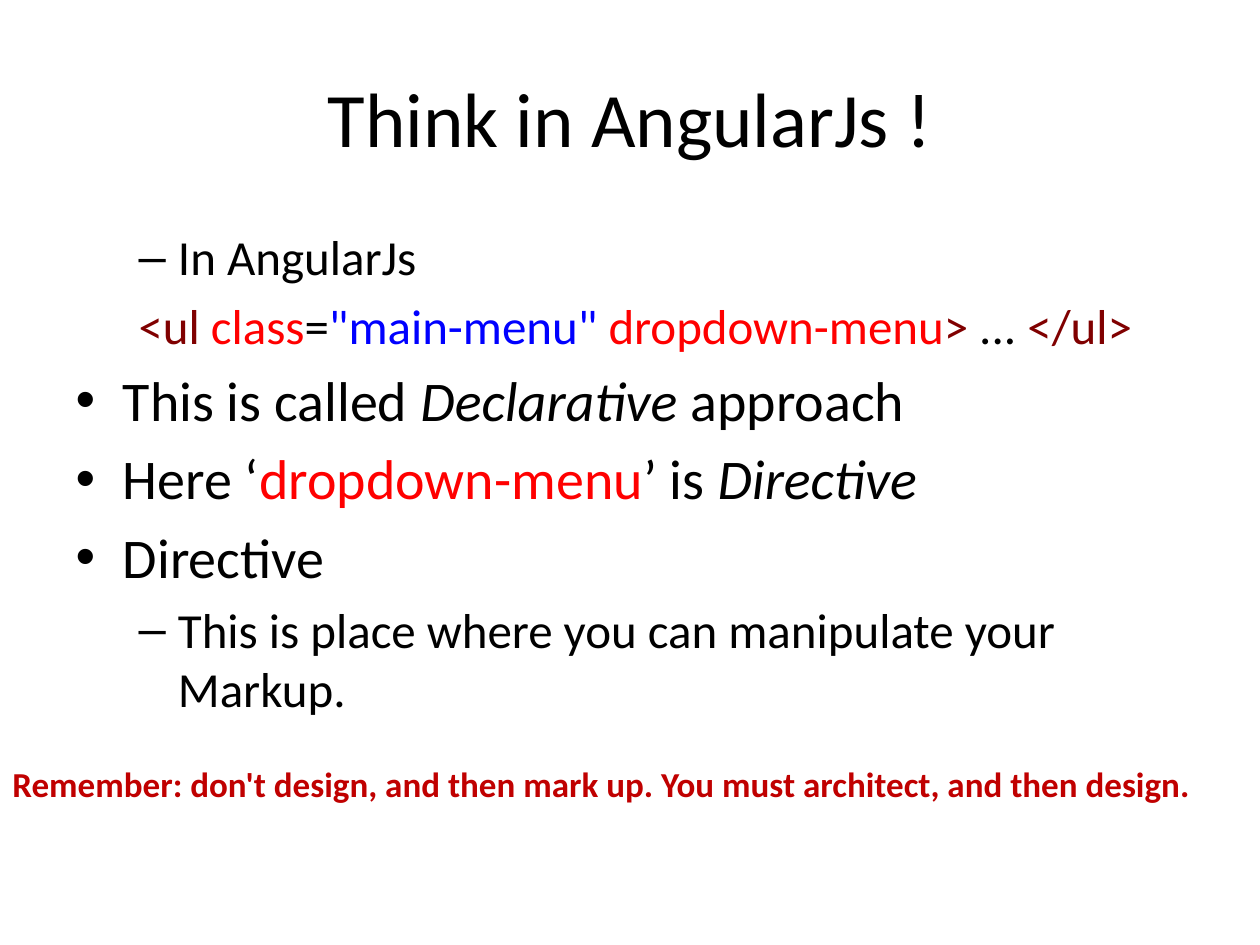
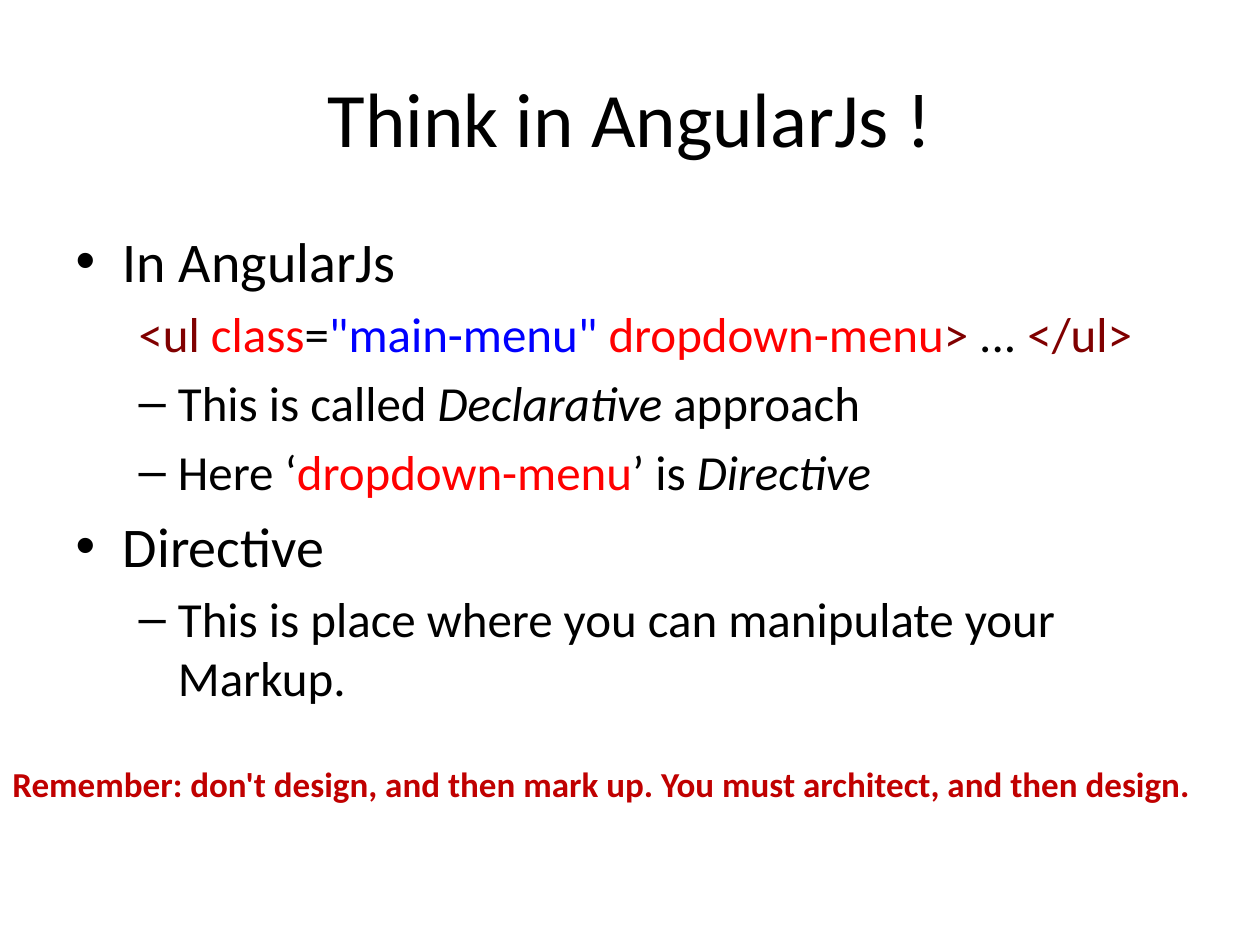
Before and after one commit to tasnim-reza/angularjs-class, a slide deck: slide 12 of class-2-Basic AngularJs/slides/basic angularjs.pptx. Drawn at 1260x945 pixels with LibreOffice and Linux fonts; fonts in the diff are those of the drawing. Boxes give left, top, right and bottom in pixels: in the first picture for what was removed or moved away, otherwise in the second. Text is boxed around its words. In the diff, an @@ line names an element or a change of style, - is before the commit and + after.

Commit message:
added angularjs component description class-2

```diff
--- a/class-2-Basic AngularJs/slides/basic angularjs.pptx
+++ b/class-2-Basic AngularJs/slides/basic angularjs.pptx
@@ text at bbox=[123, 243, 871, 498]: size 28 to 32 pt in "In AngularJs"; size 32 to 28 pt in "This is called Declarative approach", "Here ‘dropdown-menu’ is Directive"; bullet – to •; list level 2 to 1 in "In AngularJs"; bullet • to –; list level 1 to 2 in "This is called Declarative approach"; list level 1 to 2 in "Here ‘dropdown-menu’ is Directive" @@
```
Also in this commit, not shown: 14 other slides changed, 1 slide added, 1 slide removed, 7 other files.
